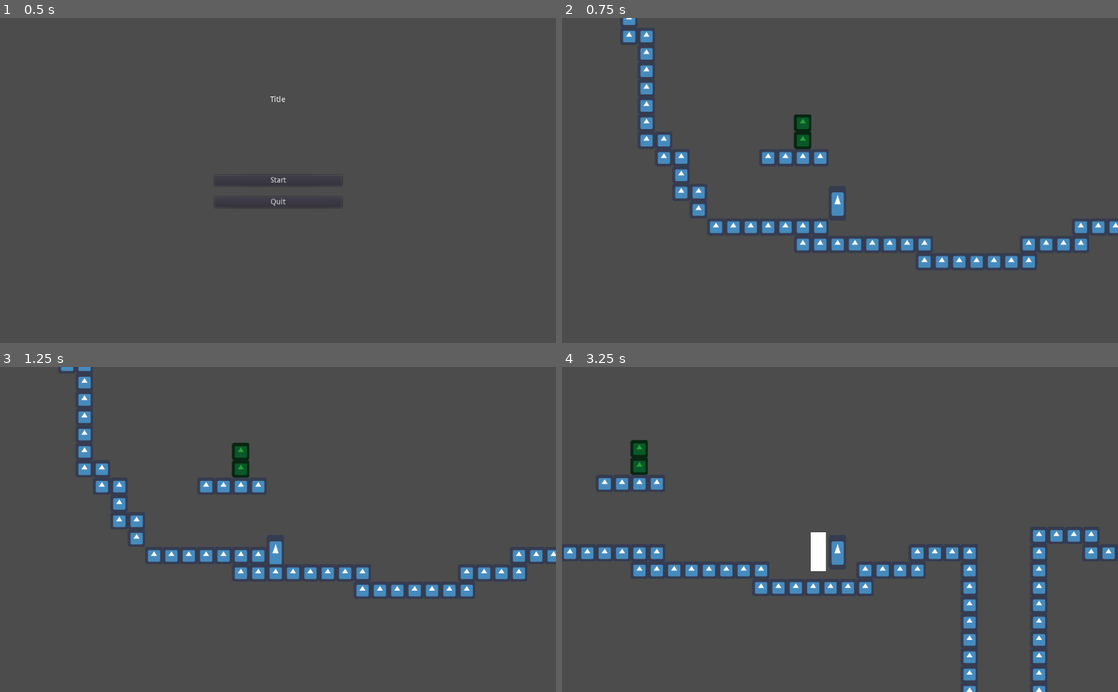
Above: before the commit, frames 1-4 (two rows, left to right).
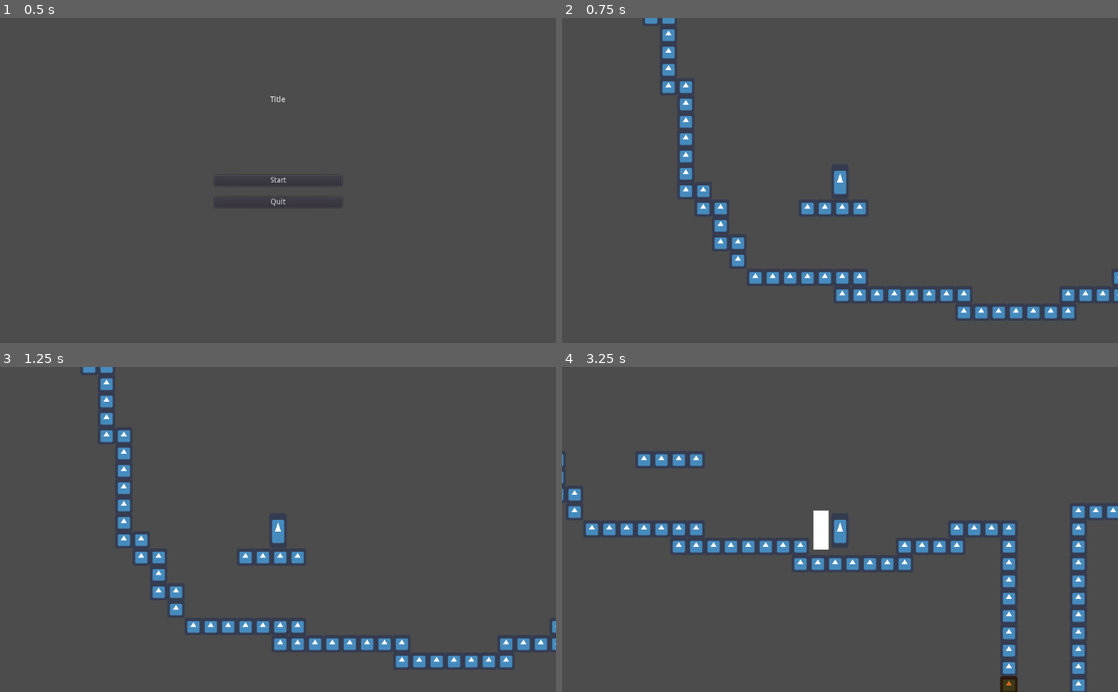
Above: after the commit, the same moments.

Repository: JacobMundy/06-Final-Project
Game: Godot game, scene res://Main Menu.tscn .tscn
The game is run twice, just before and just after one commit, with the same random seed, the same clock (stepped at 60 frames per second) and the same inputs. The engine's default icon, where the game draws it, is replaced by a stand-in: a white triangle on a blue panel in a dark square.
Inputs:
- Up to frame 1 (0.5 s): no input
- Up to frame 2 (0.75 s): click "Start" at 0.5 s
- Up to frame 3 (1.25 s): no input
- Up to frame 4 (3.25 s): tap Enter at 1.25 s; hold D (Right) 1.28-2.78 s; tap J (Attack) at 1.35, 2.1, 2.85 s; tap W (Jump) at 1.52, 2.27 s; hold A (Left) from 2.78 s (still down)

Frame 1 is identical in both runs. In frame 2, 8.5% of the frame differs, in the area x 10-100%, y 0-93%; in frame 3, 8.3%; in frame 4, 10%, in the area x 0-100%, y 22-100%.

Commit message:
Pause Menu, Next level, and Traps kill

Diff:
--- /dev/null
+++ b/Game/Global.gd
@@ -0,0 +1,16 @@
+extends Node
+
+
+# Declare member variables here. Examples:
+# var a = 2
+# var b = "text"
+
+
+# Called when the node enters the scene tree for the first time.
+func _ready():
+	pass # Replace with function body.
+
+
+# Called every frame. 'delta' is the elapsed time since the previous frame.
+#func _process(delta):
+#	pass
--- /dev/null
+++ b/Game/Levels/Exits.gd
@@ -0,0 +1,21 @@
+extends Area2D
+
+
+# Declare member variables here. Examples:
+# var a = 2
+# var b = "text"
+
+
+# Called when the node enters the scene tree for the first time.
+func _ready():
+	pass # Replace with function body.
+
+
+# Called every frame. 'delta' is the elapsed time since the previous frame.
+#func _process(delta):
+#	pass
+
+
+func _on_Exits_body_entered(body):
+	if "Player" in body.name:
+		get_tree().change_scene("res://Levels/Level_2.tscn")
--- a/Game/Levels/Level_1.tscn
+++ b/Game/Levels/Level_1.tscn
@@ -1,9 +1,11 @@
-[gd_scene load_steps=5 format=2]
+[gd_scene load_steps=7 format=2]
 
 [ext_resource path="res://icon.png" type="Texture" id=1]
-[ext_resource path="res://Player/Player.tscn" type="PackedScene" id=2]
+[ext_resource path="res://Levels/TrapAreas.gd" type="Script" id=2]
+[ext_resource path="res://Levels/Player_Container.gd" type="Script" id=3]
+[ext_resource path="res://Levels/Exits.gd" type="Script" id=4]
 
-[sub_resource type="ConvexPolygonShape2D" id=1]
+[sub_resource type="ConvexPolygonShape2D" id=3]
 points = PoolVector2Array( 64, 64, 0, 64, 0, 0, 64, 0 )
 
 [sub_resource type="TileSet" id=2]
@@ -17,27 +19,19 @@
 0/navigation_offset = Vector2( 0, 0 )
 0/shape_offset = Vector2( 0, 0 )
 0/shape_transform = Transform2D( 1, 0, 0, 1, 0, 0 )
-0/shape = SubResource( 1 )
+0/shape = SubResource( 3 )
 0/shape_one_way = false
 0/shape_one_way_margin = 1.0
 0/shapes = [ {
 "autotile_coord": Vector2( 0, 0 ),
 "one_way": false,
 "one_way_margin": 1.0,
-"shape": SubResource( 1 ),
+"shape": SubResource( 3 ),
 "shape_transform": Transform2D( 1, 0, 0, 1, 0, 0 )
 } ]
 0/z_index = 0
 
 [node name="Game" type="Node2D"]
-
-[node name="Player2" parent="." instance=ExtResource( 2 )]
-position = Vector2( 0, -100 )
-
-[node name="Camera2D" type="Camera2D" parent="Player2"]
-position = Vector2( 425, 300 )
-current = true
-zoom = Vector2( 2, 2 )
 
 [node name="Background" type="TileMap" parent="."]
 modulate = Color( 0.152941, 0.635294, 0.215686, 1 )
@@ -56,12 +50,6 @@
 tile_set = SubResource( 2 )
 format = 1
 tile_data = PoolIntArray( -327554, 0, 0, -262018, 0, 0, -196496, 0, 0, -196482, 0, 0, -130960, 0, 0, -130946, 0, 0, -65 …(255 unchanged characters)…
-
-[node name="Player" type="TileMap" parent="."]
-modulate = Color( 0.152941, 0.635294, 0.215686, 1 )
-tile_set = SubResource( 2 )
-format = 1
-tile_data = PoolIntArray( 4, 0, 0, 65540, 0, 0 )
 
 [node name="Exit" type="TileMap" parent="."]
 modulate = Color( 0.156863, 0.647059, 0.219608, 1 )
@@ -82,6 +70,7 @@
 tile_data = PoolIntArray( -65405, 0, 0, -65404, 0, 0, -65403, 0, 0, 983063, 0, 0, 1114243, 0, 0, 1114244, 0, 0, 1114245 …(428 unchanged characters)…
 
 [node name="TrapAreas" type="Area2D" parent="."]
+script = ExtResource( 2 )
 
 [node name="FloorTrap" type="CollisionPolygon2D" parent="TrapAreas"]
 polygon = PoolVector2Array( 1478, 1922, 1790, 1922, 1792, 2054, 1473, 2045 )
@@ -103,3 +92,22 @@
 
 [node name="FloorSpike2" type="CollisionPolygon2D" parent="TrapAreas"]
 polygon = PoolVector2Array( 8378, 4, 8383, -134, 8577, -134, 8575, 4 )
+
+[node name="Player_Container" type="Node2D" parent="."]
+position = Vector2( -136, -332 )
+script = ExtResource( 3 )
+
+[node name="Exits" type="Area2D" parent="."]
+script = ExtResource( 4 )
+
+[node name="Exit1" type="CollisionPolygon2D" parent="Exits"]
+polygon = PoolVector2Array( 6524, 2107, 6528, 1920, 6460, 1850, 6401, 1852, 6335, 1914, 6331, 2107 )
+
+[node name="Exit2" type="CollisionPolygon2D" parent="Exits"]
+polygon = PoolVector2Array( 9079, 1019, 9083, 831, 9144, 763, 9223, 765, 9278, 824, 9282, 1023 )
+
+[node name="Exit3" type="CollisionPolygon2D" parent="Exits"]
+polygon = PoolVector2Array( 9854, -69, 9855, -256, 9921, -321, 9986, -321, 10049, -255, 10047, -63 )
+
+[connection signal="body_entered" from="TrapAreas" to="TrapAreas" method="_on_TrapAreas_body_entered"]
+[connection signal="body_entered" from="Exits" to="Exits" method="_on_Exits_body_entered"]
--- /dev/null
+++ b/Game/Levels/Level_2.tscn
@@ -0,0 +1,43 @@
+[gd_scene load_steps=5 format=2]
+
+[ext_resource path="res://Levels/Player_Container.gd" type="Script" id=1]
+[ext_resource path="res://icon.png" type="Texture" id=2]
+
+[sub_resource type="ConvexPolygonShape2D" id=1]
+points = PoolVector2Array( 64, 64, 0, 64, 0, 0, 64, 0 )
+
+[sub_resource type="TileSet" id=2]
+0/name = "icon.png 0"
+0/texture = ExtResource( 2 )
+0/tex_offset = Vector2( 0, 0 )
+0/modulate = Color( 1, 1, 1, 1 )
+0/region = Rect2( 0, 0, 64, 64 )
+0/tile_mode = 0
+0/occluder_offset = Vector2( 0, 0 )
+0/navigation_offset = Vector2( 0, 0 )
+0/shape_offset = Vector2( 0, 0 )
+0/shape_transform = Transform2D( 1, 0, 0, 1, 0, 0 )
+0/shape = SubResource( 1 )
+0/shape_one_way = false
+0/shape_one_way_margin = 1.0
+0/shapes = [ {
+"autotile_coord": Vector2( 0, 0 ),
+"one_way": false,
+"one_way_margin": 1.0,
+"shape": SubResource( 1 ),
+"shape_transform": Transform2D( 1, 0, 0, 1, 0, 0 )
+} ]
+0/z_index = 0
+
+[node name="Game" type="Node2D"]
+
+[node name="World" type="TileMap" parent="."]
+tile_set = SubResource( 2 )
+collision_layer = 3
+collision_mask = 3
+format = 1
+tile_data = PoolIntArray( 327669, 0, 0, 327670, 0, 0, 327671, 0, 0, 327672, 0, 0, 327673, 0, 0, 327674, 0, 0, 327675, 0, 0, 393206, 0, 0, 393207, 0, 0, 393208, 0, 0, 393209, 0, 0, 393210, 0, 0, 327689, 0, 0, 327690, 0, 0, 327691, 0, 0, 327692, 0, 0, 327693, 0, 0, 327694, 0, 0, 458744, 0, 0, 458745, 0, 0, 458746, 0, 0, 458751, 0, 0, 393216, 0, 0, 393217, 0, 0, 393218, 0, 0, 393219, 0, 0, 393220, 0, 0, 393221, 0, 0, 393225, 0, 0, 393226, 0, 0, 393227, 0, 0, 393228, 0, 0, 524280, 0, 0, 524281, 0, 0, 524282, 0, 0, 458753, 0, 0, 458754, 0, 0, 458755, 0, 0, 458756, 0, 0, 458762, 0, 0, 458763, 0, 0, 458764, 0, 0, 589817, 0, 0, 589818, 0, 0, 524291, 0, 0, 524292, 0, 0, 524298, 0, 0, 524299, 0, 0, 524300, 0, 0, 655353, 0, 0, 655354, 0, 0, 589827, 0, 0, 589828, 0, 0, 589834, 0, 0, 589835, 0, 0, 720889, 0, 0, 720890, 0, 0, 655364, 0, 0, 655370, 0, 0, 786426, 0, 0 )
+
+[node name="Player_Container" type="Node2D" parent="."]
+position = Vector2( -136, -332 )
+script = ExtResource( 1 )
--- /dev/null
+++ b/Game/Levels/Player_Container.gd
@@ -0,0 +1,13 @@
+extends Node2D
+
+onready var Player = load("res://Player/Player.tscn")
+
+
+func _ready():
+	pass
+
+func _physics_process(_delta):
+	if not has_node("Player"):
+		var player = Player.instance()
+		add_child(player)
+		print(player)
--- /dev/null
+++ b/Game/Levels/TrapAreas.gd
@@ -0,0 +1,21 @@
+extends Area2D
+
+
+# Declare member variables here. Examples:
+# var a = 2
+# var b = "text"
+
+
+# Called when the node enters the scene tree for the first time.
+func _ready():
+	pass # Replace with function body.
+
+
+# Called every frame. 'delta' is the elapsed time since the previous frame.
+#func _process(delta):
+#	pass
+
+
+func _on_TrapAreas_body_entered(body):
+	if "Player" in body.name:
+		body.die()
--- /dev/null
+++ b/Game/Player/Pause_Menu.gd
@@ -0,0 +1,33 @@
+extends Control
+
+
+# Declare member variables here. Examples:
+# var a = 2
+# var b = "text"
+
+
+# Called when the node enters the scene tree for the first time.
+func _ready():
+	pass # Replace with function body.
+
+
+func _unhandled_input(event):
+	if event.is_action_pressed("pause"):
+		var menu = get_node_or_null("/root/Game/Player_Container/Player/Pause_Menu")
+		if menu != null:
+			if not menu.visible:
+				get_tree().paused = true
+				menu.show()
+			else:
+				get_tree().paused = false
+				menu.hide()
+
+
+func _on_Continue_pressed():
+	var menu = get_node("/root/Game/Player_Container/Player/Pause_Menu")
+	get_tree().paused = false
+	menu.hide()
+
+
+func _on_Quit_pressed():
+	get_tree().quit()
--- a/Game/Player/Player.tscn
+++ b/Game/Player/Player.tscn
@@ -1,7 +1,8 @@
-[gd_scene load_steps=3 format=2]
+[gd_scene load_steps=4 format=2]
 
 [ext_resource path="res://Player/Player.gd" type="Script" id=1]
 [ext_resource path="res://icon.png" type="Texture" id=2]
+[ext_resource path="res://Player/Pause_Menu.gd" type="Script" id=3]
 
 [node name="Player" type="KinematicBody2D"]
 collision_layer = 2
@@ -146,6 +147,64 @@
 wait_time = 0.1
 one_shot = true
 
+[node name="Camera2D" type="Camera2D" parent="."]
+position = Vector2( 416, 380 )
+current = true
+zoom = Vector2( 2, 2 )
+
+[node name="Pause_Menu" type="Control" parent="."]
+pause_mode = 2
+visible = false
+margin_left = -602.0
+margin_top = -218.0
+margin_right = 1441.0
+margin_bottom = 978.0
+script = ExtResource( 3 )
+
+[node name="ColorRect" type="ColorRect" parent="Pause_Menu"]
+anchor_right = 1.0
+anchor_bottom = 1.0
+color = Color( 0.254902, 0.254902, 0.254902, 0.54902 )
+
+[node name="Label" type="Label" parent="Pause_Menu"]
+anchor_left = 0.5
+anchor_top = 0.5
+anchor_right = 0.5
+anchor_bottom = 0.5
+margin_left = -121.5
+margin_top = -151.0
+margin_right = 123.5
+margin_bottom = -67.0
+text = "Paused
+"
+align = 1
+valign = 1
+clip_text = true
+
+[node name="Continue" type="Button" parent="Pause_Menu"]
+anchor_left = 0.5
+anchor_top = 0.5
+anchor_right = 0.5
+anchor_bottom = 0.5
+margin_left = -121.0
+margin_top = -36.5
+margin_right = 121.0
+margin_bottom = 36.5
+text = "Continue"
+
+[node name="Quit" type="Button" parent="Pause_Menu"]
+anchor_left = 0.5
+anchor_top = 0.5
+anchor_right = 0.5
+anchor_bottom = 0.5
+margin_left = -121.0
+margin_top = 59.5
+margin_right = 121.0
+margin_bottom = 132.5
+text = "Quit"
+
 [connection signal="timeout" from="AttackTimer1" to="." method="_on_AttackTimer1_timeout"]
 [connection signal="timeout" from="AttackCool" to="." method="_on_AttackCool_timeout"]
 [connection signal="timeout" from="AttackInt" to="." method="_on_AttackInt_timeout"]
+[connection signal="pressed" from="Pause_Menu/Continue" to="Pause_Menu" method="_on_Continue_pressed"]
+[connection signal="pressed" from="Pause_Menu/Quit" to="Pause_Menu" method="_on_Quit_pressed"]
--- a/Game/project.godot
+++ b/Game/project.godot
@@ -13,6 +13,10 @@
 config/name="06-Final-Project"
 run/main_scene="res://Main Menu.tscn .tscn"
 config/icon="res://icon.png"
+
+[autoload]
+
+Global="*res://Global.gd"
 
 [gui]
 
@@ -40,6 +44,11 @@
 "events": [ Object(InputEventKey,"resource_local_to_scene":false,"resource_name":"","device":0,"alt":false,"shift":false,"control":false,"meta":false,"command":false,"pressed":false,"scancode":0,"physical_scancode":74,"unicode":0,"echo":false,"script":null)
  ]
 }
+pause={
+"deadzone": 0.5,
+"events": [ Object(InputEventKey,"resource_local_to_scene":false,"resource_name":"","device":0,"alt":false,"shift":false,"control":false,"meta":false,"command":false,"pressed":false,"scancode":0,"physical_scancode":16777217,"unicode":0,"echo":false,"script":null)
+ ]
+}
 
 [physics]
 
Not shown, changed: Game/.mono/metadata/ide_messaging_meta.txt
